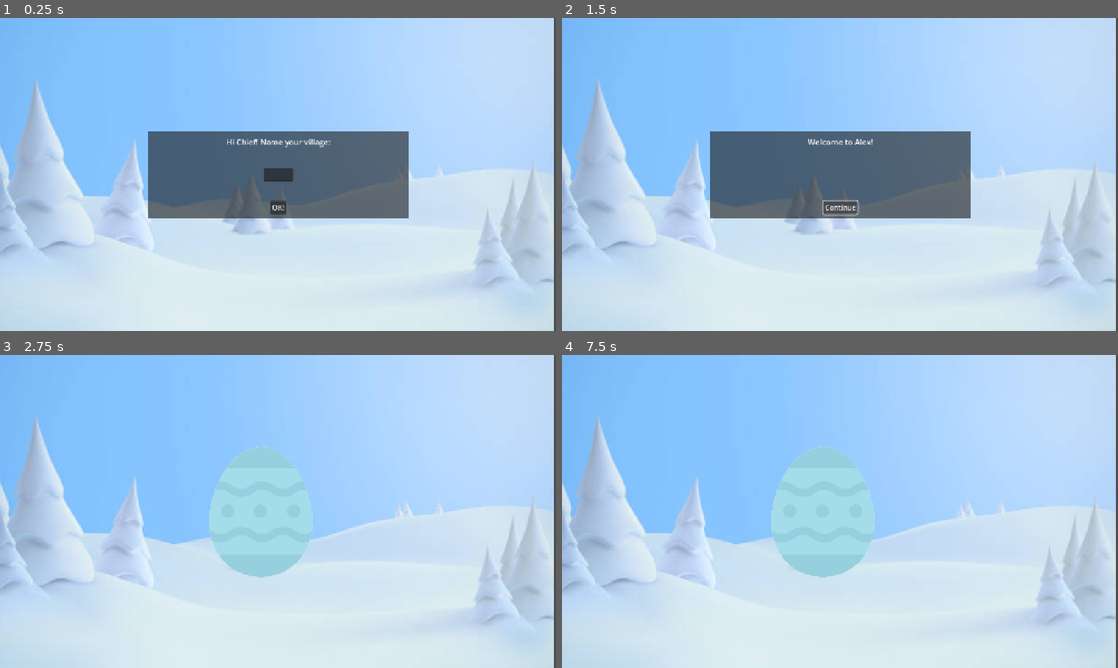
Above: before the commit, frames 1-4 (two rows, left to right).
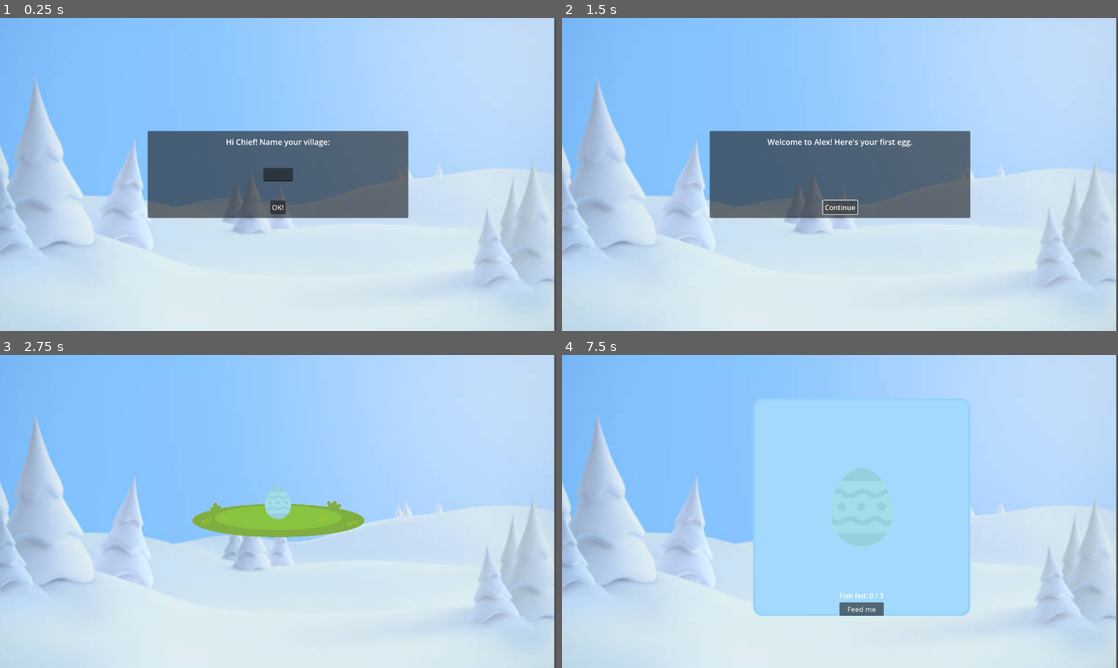
Above: after the commit, the same moments.

Repository: katheriinema/pingoo
Game: Godot game, scene res://assets/scenes/Main.tscn
Two runs of this game, one before a commit and one after it. Both use one fixed random seed, a clock stepped at 60 frames per second and the inputs below.
Inputs (mouse positions are in pixels of both pictures, inside the frame that each line leads up to):
- Up to frame 1 (0.25 s): no input
- Up to frame 2 (1.5 s): click (840, 174) at 0.52 s; type "Alex" at 0.6 s; click "OK!" at 1.25 s
- Up to frame 3 (2.75 s): click "Continue" at 2 s
- Up to frame 4 (7.5 s): tap Enter at 2.75, 4.25, 5.75 s; move the mouse to (962, 495) at 2.77 s; click (962, 495) at 2.92 s; tap Space at 3.5, 5, 6.5 s; move the mouse to (728, 527) at 3.52 s; click (728, 527) at 3.67 s; move the mouse to (895, 442) at 4.27 s; click (895, 442) at 4.42 s; move the mouse to (812, 574) at 5.02 s; click (812, 574) at 5.17 s; move the mouse to (1006, 558) at 5.77 s; click (1006, 558) at 5.92 s; move the mouse to (673, 464) at 6.52 s; click (673, 464) at 6.67 s; move the mouse to (867, 511) at 7.27 s; click (867, 511) at 7.42 s

The runs differ from the first frame. In frame 1, 0.7% of the frame differs, in the area x 0-100%, y 0-100%; in frame 2, 0.9%; in frame 3, 5.3%; in frame 4, 13%.

Commit message:
added basic mechanisms for onboarding

Diff:
--- a/assets/scenes/Egg.tscn
+++ b/assets/scenes/Egg.tscn
@@ -7,9 +7,10 @@
 height = 304.0
 
 [node name="Egg" type="Area2D"]
-position = Vector2(144, 160)
 
 [node name="Sprite2D" type="Sprite2D" parent="."]
+z_index = 1
+scale = Vector2(0.25, 0.25)
 texture = ExtResource("1_78oxr")
 
 [node name="CollisionShape2D" type="CollisionShape2D" parent="."]
--- /dev/null
+++ b/assets/scenes/GrillerPenguin.tscn
@@ -0,0 +1,8 @@
+[gd_scene load_steps=2 format=3 uid="uid://d1c46lfba8wt8"]
+
+[ext_resource type="Texture2D" uid="uid://ntafgyn84ekx" path="res://assets/art/placeholders/ChatGPT_Image_Apr_17__2025__05_46_28_PM-removebg-preview.png" id="1_4dmyy"]
+
+[node name="GrillerPenguin" type="Node2D"]
+
+[node name="Sprite2D" type="Sprite2D" parent="."]
+texture = ExtResource("1_4dmyy")
--- a/assets/scenes/Main.gd
+++ b/assets/scenes/Main.gd
@@ -1,37 +1,65 @@
 extends Node2D
 
-@onready var chat  = $UI/ChatPanel
-@onready var label = chat.get_node("ChatLabel")
-@onready var input = chat.get_node("NameInput")
-@onready var btn   = chat.get_node("OkButton")
+@onready var chat         = $UI/ChatPanel
+@onready var label        = chat.get_node("ChatLabel")
+@onready var input        = chat.get_node("NameInput")
+@onready var btn          = chat.get_node("OkButton")
+@onready var spawn_points = [
+	$PlotSpawns/SpawnPoint0,
+	$PlotSpawns/SpawnPoint1,
+	$PlotSpawns/SpawnPoint2,
+	$PlotSpawns/SpawnPoint3,
+]
+@onready var plot_panel_scene = preload("res://assets/scenes/PlotPanel.tscn")
 
 var step = 0
 var village_name = ""
+var used_indices = []   # tracks which spots are taken
+var plot_panel
 
 func _ready():
-	# connect the pressed signal
+	randomize()  # initialize RNG
 	btn.connect("pressed", Callable(self, "_on_ok"))
-	# initialize your prompt
 	label.text = "Hi Chief! Name your village:"
 	input.visible = true
+	plot_panel = plot_panel_scene.instantiate()
+	$UI.add_child(plot_panel)
+	plot_panel.hide()
 
 func _on_ok():
 	match step:
 		0:
-			var name = input.text.strip_edges()
-			if name == "":
-				return  # don’t proceed on empty
-			village_name = name
-			label.text = "Welcome to %s!" % village_name
+			var input_name = input.text.strip_edges()
+			if input_name == "":
+				return
+			village_name = input_name
+			label.text = "Welcome to %s! Here's your first egg." % village_name
 			input.visible = false
 			btn.text = "Continue"
 			step = 1
 		1:
 			chat.hide()
-			spawn_egg()
+			spawn_plot()
 
-func spawn_egg():
-	var Egg = preload("res://assets/scenes/Egg.tscn")
-	var egg = Egg.instantiate()
-	egg.position = Vector2(600, 360)  # center of your plot
-	add_child(egg)
+func spawn_plot():
+	var idx = used_indices.size()
+	if idx >= spawn_points.size():
+		push_error("No more free plot slots!")
+		return
+	used_indices.append(idx)
+
+	var plot = preload("res://assets/scenes/Plot.tscn").instantiate()
+
+	if idx == 0:
+		plot.position = get_viewport_rect().size / 2
+	else:
+		plot.position = spawn_points[idx].position
+
+	add_child(plot)
+	# ── ADD THIS LINE ──
+	plot.connect("plot_clicked", Callable(self, "open_plot_panel"))
+
+	print("Spawned plot at", plot.position)
+
+func open_plot_panel(plot):
+	plot_panel.show_for_plot(plot)
--- a/assets/scenes/Main.tscn
+++ b/assets/scenes/Main.tscn
@@ -37,7 +37,7 @@
 offset_bottom = 38.0
 grow_horizontal = 2
 theme_override_font_sizes/font_size = 18
-text = "Hi! Welcome to Anartica.  what do you wna name your village?"
+text = "Hi Chief! Name your village:"
 horizontal_alignment = 1
 vertical_alignment = 1
 autowrap_mode = 2
@@ -71,3 +71,18 @@
 grow_horizontal = 2
 grow_vertical = 0
 text = "OK!"
+
+[node name="PlotSpawns" type="Node2D" parent="."]
+
+[node name="SpawnPoint0" type="Marker2D" parent="PlotSpawns"]
+z_index = 3
+position = Vector2(640, 360)
+
+[node name="SpawnPoint1" type="Marker2D" parent="PlotSpawns"]
+position = Vector2(256, 416)
+
+[node name="SpawnPoint2" type="Marker2D" parent="PlotSpawns"]
+position = Vector2(648, 616)
+
+[node name="SpawnPoint3" type="Marker2D" parent="PlotSpawns"]
+position = Vector2(1016, 416)
--- /dev/null
+++ b/assets/scenes/Plot.gd
@@ -0,0 +1,67 @@
+# res://assets/scripts/Plot.gd
+extends Node2D
+
+signal plot_clicked(plot)      # Emitted when this plot is clicked
+signal plot_hatched(plot)      # Renamed signal
+
+@export var egg_scene     : PackedScene = preload("res://assets/scenes/Egg.tscn")
+@export var griller_scene : PackedScene = preload("res://assets/scenes/GrillerPenguin.tscn")
+const FISH_TO_HATCH = 3
+
+var fish_fed := 0
+var is_hatched := false      # renamed variable
+var egg_node  : Node2D
+var grill_node: Node2D
+
+func _ready():
+	# 1) Spawn the egg on our plot
+	egg_node = egg_scene.instantiate()
+	egg_node.position = $EggSpawnPoint.position
+	add_child(egg_node)
+
+	# 2) Connect our Area2D so clicks emit plot_clicked(self)
+	$Area2D.input_event.connect(_on_area_input)
+
+func _on_area_input(_viewport, event, _shape_idx):
+	if event is InputEventMouseButton and event.pressed:
+		emit_signal("plot_clicked", self)
+
+# Called by the panel when the player clicks “Feed me”
+func feed():
+	if is_hatched:
+		return
+	fish_fed += 1
+	if fish_fed >= FISH_TO_HATCH:
+		hatch()
+
+func hatch():
+	if is_hatched:
+		return
+	is_hatched = true
+
+	# Remove the egg
+	if egg_node and egg_node.is_inside_tree():
+		egg_node.queue_free()
+
+	# Spawn the griller penguin in its place
+	grill_node = griller_scene.instantiate()
+	grill_node.position = $EggSpawnPoint.position
+	add_child(grill_node)
+
+	emit_signal("plot_hatched", self)  # emit renamed signal
+
+# Helpers for the PlotPanel
+func is_egg() -> bool:
+	return not is_hatched
+
+func get_display_texture() -> Texture2D:
+	if is_egg():
+		return egg_node.get_node("Sprite2D").texture
+	else:
+		return grill_node.get_node("Sprite2D").texture
+
+func get_description() -> String:
+	if is_egg():
+		return "Fish fed: %d / %d" % [fish_fed, FISH_TO_HATCH]
+	else:
+		return "Griller Penguin – Ready to Sell"
--- /dev/null
+++ b/assets/scenes/Plot.tscn
@@ -0,0 +1,25 @@
+[gd_scene load_steps=4 format=3 uid="uid://btxpxukho8u7j"]
+
+[ext_resource type="Texture2D" uid="uid://cp8wumq6vpla5" path="res://assets/art/placeholders/Untitled_design-removebg-preview (1).png" id="1_1wxft"]
+[ext_resource type="Script" uid="uid://cwalsg0fw43bb" path="res://assets/scenes/Plot.gd" id="1_5txkn"]
+
+[sub_resource type="CapsuleShape2D" id="CapsuleShape2D_5txkn"]
+radius = 96.0
+height = 426.95
+
+[node name="Plot" type="Node2D"]
+script = ExtResource("1_5txkn")
+
+[node name="LandSprite" type="Sprite2D" parent="."]
+texture = ExtResource("1_1wxft")
+
+[node name="EggSpawnPoint" type="Marker2D" parent="."]
+z_index = 1
+position = Vector2(0, -20)
+
+[node name="Area2D" type="Area2D" parent="."]
+
+[node name="CollisionShape2D" type="CollisionShape2D" parent="Area2D"]
+position = Vector2(8, 0)
+rotation = -1.5708
+shape = SubResource("CapsuleShape2D_5txkn")
--- /dev/null
+++ b/assets/scenes/PlotPanel.gd
@@ -0,0 +1,50 @@
+# res://assets/scripts/PlotPanel.gd
+extends Panel
+
+@onready var plot_image  = $PlotImage
+@onready var description = $VBoxContainer/Description
+@onready var action_btn  = $VBoxContainer/ActionButton
+
+var current_plot
+
+func show_for_plot(plot):
+	current_plot = plot
+	# Always show whatever the Plot hands us (egg or penguin)
+	plot_image.texture = plot.get_display_texture()
+
+	# Prepare callables
+	var feed_cb = Callable(self, "_on_feed")
+	var sell_cb = Callable(self, "_on_sell")
+
+	# Clear old connections
+	if action_btn.is_connected("pressed", feed_cb):
+		action_btn.disconnect("pressed", feed_cb)
+	if action_btn.is_connected("pressed", sell_cb):
+		action_btn.disconnect("pressed", sell_cb)
+
+	if plot.is_egg():
+		# While it’s still an egg, show fish‑progress and feed button
+		description.text = plot.get_description()  # "Fish fed: X / 3"
+		action_btn.text = "Feed me"
+		action_btn.disabled = false
+		action_btn.connect("pressed", feed_cb)
+	else:
+		# Once hatched, get_description() will say "Griller Penguin – Ready to Sell"
+		description.text = plot.get_description()
+		action_btn.text = "Sell"
+		action_btn.disabled = false
+		action_btn.connect("pressed", sell_cb)
+	show()
+
+func _on_feed():
+	if GameState.spend_fish():
+		current_plot.feed()
+		# refresh the panel (progress text and possibly switch to Sell)
+		show_for_plot(current_plot)
+	else:
+		action_btn.disabled = true
+		description.text += "\n(Out of fish!)"
+
+func _on_sell():
+	current_plot.sell()
+	hide()
--- /dev/null
+++ b/assets/scenes/PlotPanel.tscn
@@ -0,0 +1,64 @@
+[gd_scene load_steps=3 format=3 uid="uid://bsd0b28onfchl"]
+
+[ext_resource type="Script" uid="uid://dgbt0i6th1pak" path="res://assets/scenes/PlotPanel.gd" id="1_wt4pj"]
+
+[sub_resource type="StyleBoxFlat" id="StyleBoxFlat_wt4pj"]
+bg_color = Color(0.633787, 0.851093, 0.985798, 1)
+border_width_left = 5
+border_width_top = 5
+border_width_right = 5
+border_width_bottom = 5
+border_color = Color(0.578156, 0.829034, 0.98236, 1)
+corner_radius_top_left = 20
+corner_radius_top_right = 20
+corner_radius_bottom_right = 20
+corner_radius_bottom_left = 20
+
+[node name="PlotPanel" type="Panel"]
+anchors_preset = 8
+anchor_left = 0.5
+anchor_top = 0.5
+anchor_right = 0.5
+anchor_bottom = 0.5
+offset_left = -200.0
+offset_top = -260.0
+offset_right = 300.0
+offset_bottom = 240.0
+grow_horizontal = 2
+grow_vertical = 2
+theme_override_styles/panel = SubResource("StyleBoxFlat_wt4pj")
+script = ExtResource("1_wt4pj")
+
+[node name="PlotImage" type="TextureRect" parent="."]
+custom_minimum_size = Vector2(300, 600)
+layout_mode = 1
+anchors_preset = 5
+anchor_left = 0.5
+anchor_right = 0.5
+offset_left = -150.0
+offset_top = -50.0
+offset_right = 150.0
+offset_bottom = 550.0
+grow_horizontal = 2
+expand_mode = 5
+stretch_mode = 5
+
+[node name="VBoxContainer" type="VBoxContainer" parent="."]
+layout_mode = 1
+anchors_preset = 7
+anchor_left = 0.5
+anchor_top = 1.0
+anchor_right = 0.5
+anchor_bottom = 1.0
+offset_left = -20.0
+offset_top = -40.0
+offset_right = 20.0
+grow_horizontal = 2
+grow_vertical = 0
+
+[node name="Description" type="Label" parent="VBoxContainer"]
+layout_mode = 2
+size_flags_vertical = 8
+
+[node name="ActionButton" type="Button" parent="VBoxContainer"]
+layout_mode = 2
--- /dev/null
+++ b/assets/scripts/GameState.gd
@@ -0,0 +1,13 @@
+extends Node
+
+var fish_inventory : int = 10
+var coins          : int = 0
+
+func spend_fish() -> bool:
+	if fish_inventory > 0:
+		fish_inventory -= 1
+		return true
+	return false
+
+func add_coins(amount: int):
+	coins += amount
--- a/project.godot
+++ b/project.godot
@@ -15,8 +15,12 @@
 config/features=PackedStringArray("4.4", "Forward Plus")
 config/icon="res://icon.svg"
 
+[autoload]
+
+GameState="*res://assets/scripts/GameState.gd"
+
 [display]
 
 window/size/viewport_width=1280
 window/size/viewport_height=720
-window/stretch/mode="canvas_items"
+window/stretch/mode="viewport"
Not shown, added: assets/scenes/PlotPanel.gd.uid
Not shown, added: assets/scenes/plot.gd.uid
Not shown, added: assets/scripts/GameState.gd.uid
